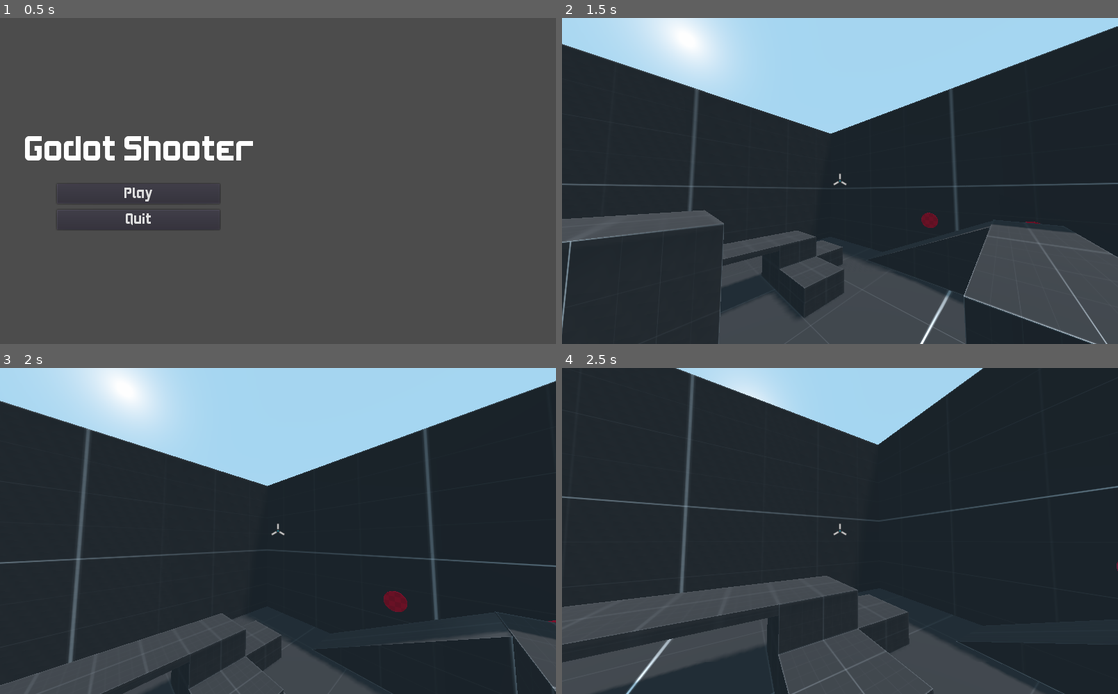
Above: before the commit, frames 1-4 (two rows, left to right).
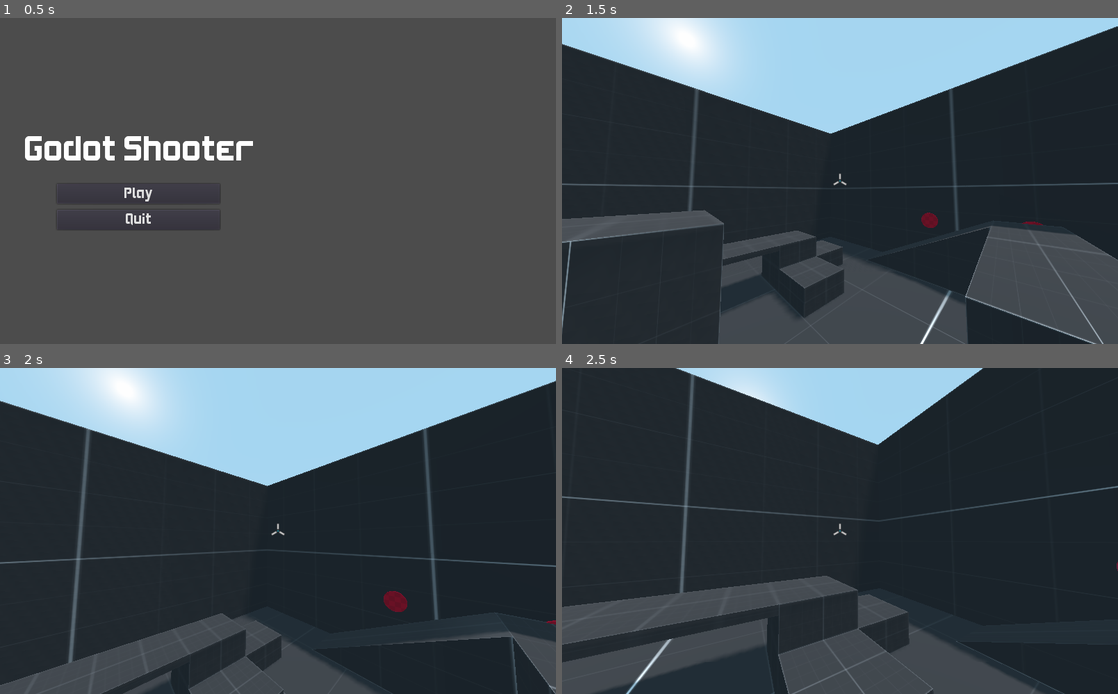
Above: after the commit, the same moments.

Repository: kdreese/godot-3D-shooter-project
Game: Godot game, scene res://src/states/Menu.tscn
Two runs of this game, one before a commit and one after it. Both use one fixed random seed, a clock stepped at 60 frames per second and the inputs below.
Inputs (mouse positions are in pixels of both pictures, inside the frame that each line leads up to):
- Up to frame 1 (0.5 s): no input
- Up to frame 2 (1.5 s): click "Play" at 0.5 s; tap Enter at 1.25 s; move the mouse to (867, 181) at 1.27 s; press the mouse at (867, 181) at 1.28 s; hold W (move_forwards) from 1.28 s (still down)
- Up to frame 3 (2 s): keep holding W (move_forwards); tap Space (jump) at 1.52 s
- Up to frame 4 (2.5 s): keep holding W (move_forwards); move the mouse to (812, 531) at 2.02 s; release the mouse at (812, 531) at 2.03 s; click (812, 531) at 2.1 s; tap Space (jump) at 2.27 s

Frame 1 is identical in both runs. In frame 2, 0.4% of the frame differs, in the area x 64-100%, y 62-100%; in frame 3, 0.2%; in frame 4, less than 0.1%.

Commit message:
Fixed wonky box.

Diff:
--- a/src/levels/Level.tscn
+++ b/src/levels/Level.tscn
@@ -141,7 +141,7 @@
 material = ExtResource( 2 )
 
 [node name="CSGBox4" type="CSGBox" parent="CSGCombiner"]
-transform = Transform( -4.37114e-08, 0, -1, 0, 1, 0, 1, 0, -4.37114e-08, 13.75, 3.5, 5.5 )
+transform = Transform( -4.37114e-08, 0, -1, 0, 1, 0, 1, 0, -4.37114e-08, 14, 3.375, 5.5 )
 width = 4.5
 height = 6.75
 depth = 18.0
